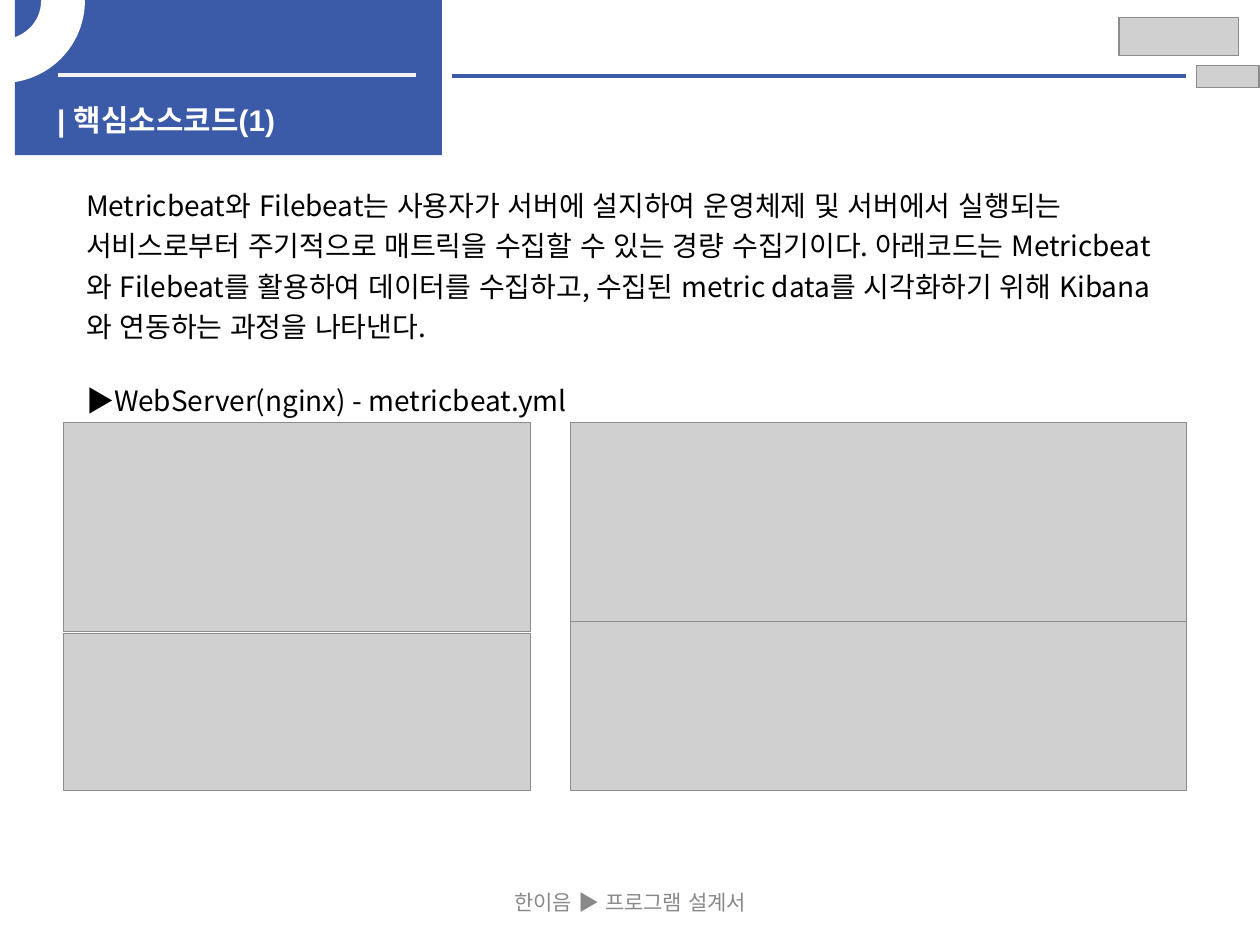
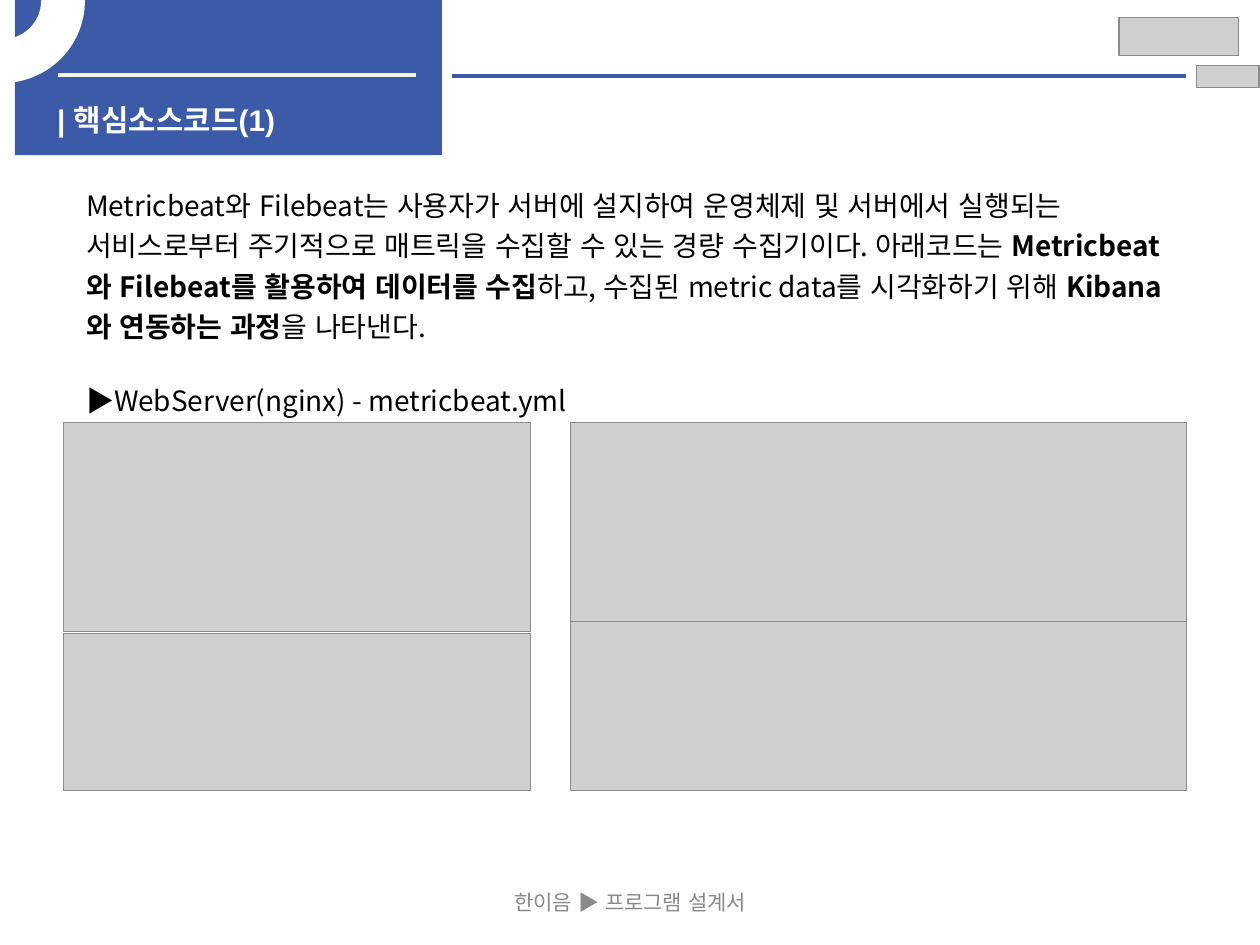
Before and after one commit to HwangYooHyun1/2023_Hanium_prj, a slide deck: slide 25 of 02_문서/03_중간보고서/2023_SW개발_HW제작설계서_일반_초안.pptx (slide 22 before the commit). Drawn at 1260x945 pixels with LibreOffice and Linux fonts; fonts in the diff are those of the drawing; grey boxes stand for pictures. Boxes give left, top, right and bottom in pixels: in the first picture for what was removed or moved away, otherwise in the second. Text is boxed around its words. In the diff, an @@ line names an element or a change of style, - is before the commit and + after.

```diff
--- a/02_문서/03_중간보고서/2023_SW개발_HW제작설계서_일반_초안.pptx
+++ b/02_문서/03_중간보고서/2023_SW개발_HW제작설계서_일반_초안.pptx
@@ text at [86, 193, 1061, 340]: bold on in "Metricbeat와 Filebeat를 활용하여 데이터를 수집하고, Kibana와 연동하는 ..." @@
```
Also in this commit, not shown: 19 other slides changed, 2 slides added, 2 other files.
